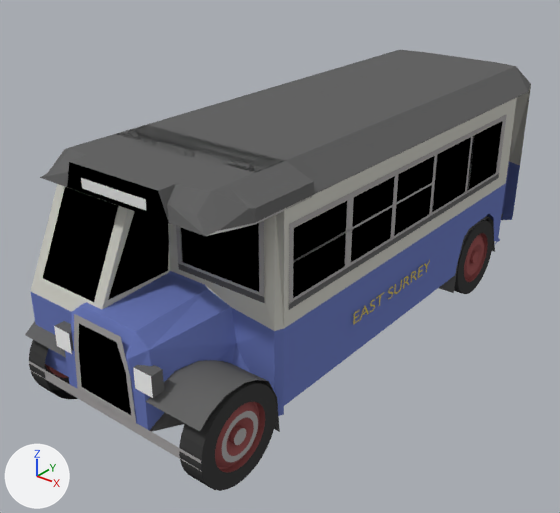
Two versions of the Blender file bus-lorry/Bus/aec-reliance-bus-east-surrey.blend, one commit apart.
Before and after are seen from a 50 mm lens placed at (3.19, -5.94, 3.26), pointed at (-0.14, -1.78, 0.68). The lights are fixed; the arrows at lower left show +X, +Y and +Z.
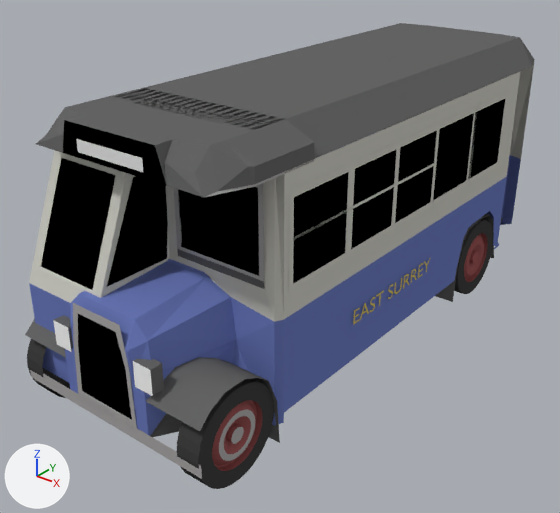
What differs and where, as boxes (x1, y1, x2, y2) in the pictures (560 x 513 px):
'Cube', moved, rescaled (8% taller): before (29, 50, 531, 472); after (29, 23, 535, 479)
'Plane.003', recoloured, moved, rescaled: before (289, 114, 507, 310); after (289, 91, 510, 297)
'Circle', moved: before (29, 340, 277, 491); after (27, 339, 274, 489)
'Plane.006', moved, rescaled: before (176, 221, 264, 303); after (174, 183, 264, 289)
'Cube.001', moved, rescaled: before (25, 216, 495, 432); after (25, 214, 494, 443)
'Plane.017', moved, rescaled (12% taller): before (133, 365, 164, 398); after (133, 359, 164, 396)
'Plane.001', moved, rescaled (12% taller): before (54, 321, 73, 354); after (53, 315, 73, 352)
part 1 of me_plane, recoloured: before (289, 114, 507, 304); after (289, 91, 510, 290)
part 2 of me_plane, recoloured: before (289, 174, 499, 310); after (289, 164, 500, 297)

The edits, one by one:
me_plane has 84 vertices, 59 faces and spans x -0.22..1.86, y 0.92..1.35, z 0.98.
me_plane is used by ob_plane_003; location (0.004, -0.317, -0.14); rotation (1.571, 0.0, -17.28), in degrees (90, 0, 90); scale (-1.36, 1.26, 0.796).
me_plane part 1: all 41 faces that had it switch from mat_bumper (grey #a9a6a6) to mat_material_001 (light grey #cbcbc2).
me_plane part 2: all 11 faces that had it switch from mat_underframe (dark grey #666666) to mat_material_001 (light grey #cbcbc2).
Object 'Plane.003' (ob_plane_003) moves from (0.004, -0.317, -0.14) to (0.004, -0.317, -0.29).
Object 'Plane.003' (ob_plane_003) is rescaled from (-1.36, 1.26, 0.796) to (-1.36, 1.51, 0.796).
Object 'Plane.006' (ob_plane_006) moves from (2.223, -2.804, -0.088) to (2.223, -2.804, -0.228).
Object 'Plane.006' (ob_plane_006) is rescaled from (-1.29, 1.26, 0.873) to (-1.29, 1.51, 0.873).
Object 'Plane.001' (ob_plane_001) moves from (0.002, -0.122, 0.07) to (0.002, -0.122, -0.037).
Object 'Plane.001' (ob_plane_001) is rescaled from (1.11, 0.988, 0.873) to (1.11, 1.19, 0.873).
Object 'Cube.001' (ob_cube_001) moves from (0.002, -0.122, 0.07) to (0.002, -0.122, -0.037).
Object 'Cube.001' (ob_cube_001) is rescaled from (0.873, 1.18, 1.11) to (0.873, 1.41, 1.11).
Object 'Plane.017' (ob_plane_017) moves from (0.002, -0.122, 0.07) to (0.002, -0.122, -0.037).
Object 'Plane.017' (ob_plane_017) is rescaled from (1.11, 0.988, 0.873) to (1.11, 1.19, 0.873).
Object 'Circle' (ob_circle) moves from (0.002, 0.463, 0.047) to (-0.019, 0.463, 0.047).
Object 'Cube' (ob_cube) moves from (0.002, -0.122, 0.07) to (0.002, -0.122, -0.037).
Object 'Cube' (ob_cube) is rescaled from (0.873, 0.988, 1.11) to (0.873, 1.19, 1.11).
